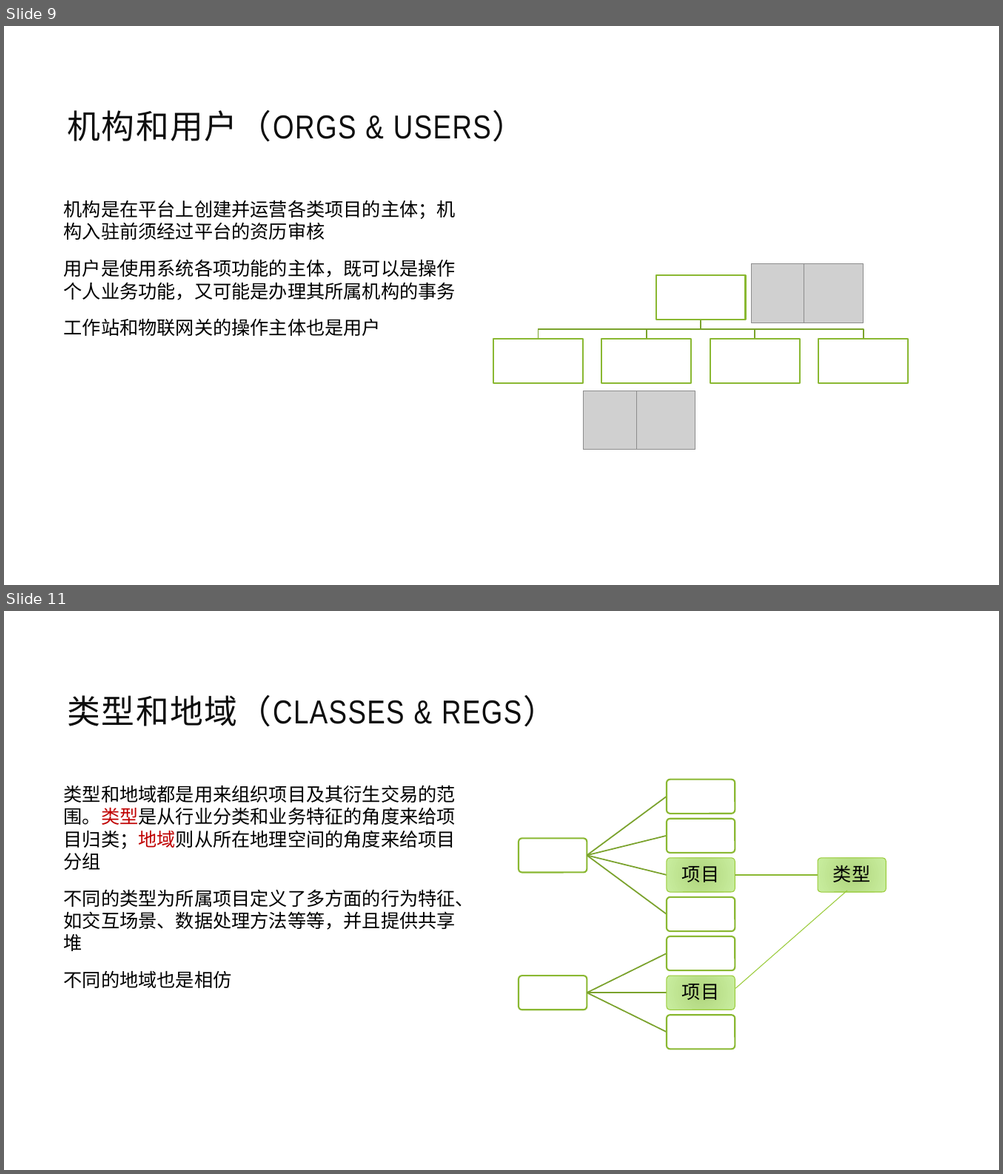
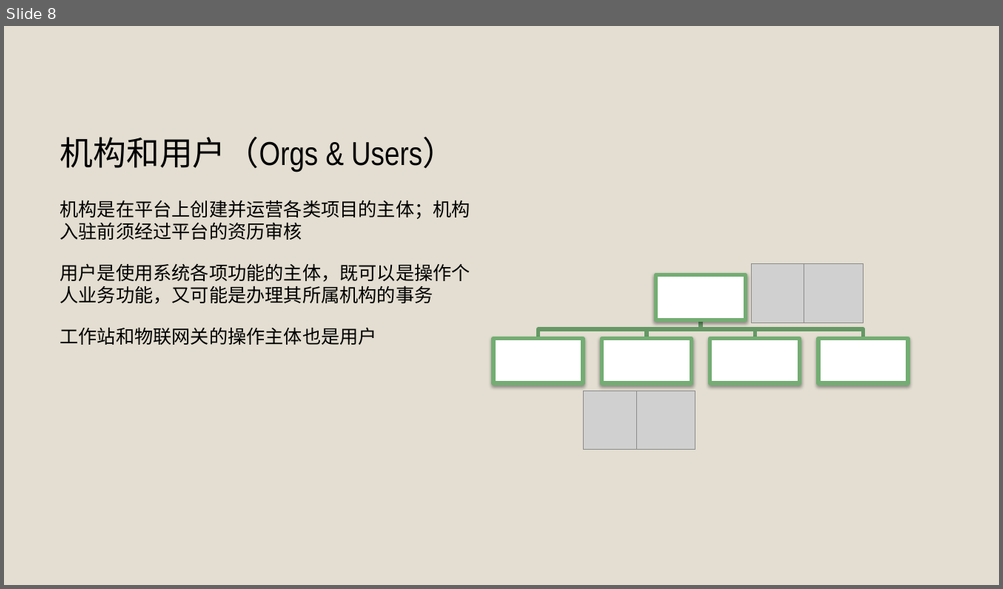
Before and after one commit to jzgi/chainfx, a slide deck: Docs/品链框架.pptx. Shown one above the other, each under a label of ours: slides 9 and 11 before the commit, slide 8 after it; the slides between them are not shown. The pictures are 1003x1174 and 1003x589 pixels, drawn with LibreOffice and Linux fonts; fonts in the diff are those of the drawing; grey boxes stand for pictures. Boxes give left, top, right and bottom in pixels: in the first picture for what was removed or moved away, otherwise in the second. Text is boxed around its words. In the diff, an @@ line names an element or a change of style, - is before the commit and + after.

```diff
--- a/Docs/品链框架.pptx
+++ b/Docs/品链框架.pptx
@@ slide 11 removed at bbox=[4, 611, 999, 1170], background #FFFFFF @@
@@ title removed at bbox=[68, 695, 556, 726] @@
-类型和地域（CLASSES & REGS）
@@ text removed at bbox=[64, 785, 474, 988] @@
-类型和地域都是用来组织项目及其衍生交易的范围。类型是从行业分类和业务特征的角度来给项目归类；地域则从所在地理空间的角度来给项目分组
-不同的类型为所属项目定义了多方面的行为特征、如交互场景、数据处理方法等等，并且提供共享堆
-不同的地域也是相仿
@@ line removed from (847, 891) to (735, 988) @@
@@ group removed at bbox=[519, 780, 886, 1050]: 10 rounded rectangles, 8 freeform shapes, 3 texts @@
-项目
-类型
-项目
@@ what was slide 9 is now slide 8 @@
@@ slide 8 changed as well @@
@@ background #FFFFFF to #E3DED1 @@
@@ title "机构和用户（Orgs & Users）" at bbox=[60, 137, 455, 173]: vertical alignment middle to bottom @@
@@ title at bbox=[60, 137, 455, 173]: text changed; text colour #0D0D0D to #000000 @@
-机构和用户（ORGS & USERS）
+机构和用户（Orgs & Users）
@@ text "机构是在平台上创建并运营各类项目的主体；机构入驻前须经过平台的资历审核" at bbox=[60, 200, 470, 345]: more space between paragraphs @@
@@ outline #7BA32D 1.25 pt to #669966 3.78 pt in 4 elements at bbox=[701, 320, 864, 338], bbox=[701, 320, 755, 338], bbox=[646, 320, 701, 338], bbox=[538, 320, 701, 338] @@
@@ outline #8BB833 1.5 pt to #73AD73 3.82 pt; shadow on in 5 elements at bbox=[656, 275, 745, 320], bbox=[493, 338, 583, 383], bbox=[602, 338, 691, 383], bbox=[710, 338, 800, 383], bbox=[819, 338, 908, 383] @@
```
Also in this commit, not shown: 4 other slides changed, 3 slides added, 15 other slides removed, 1 other file.
